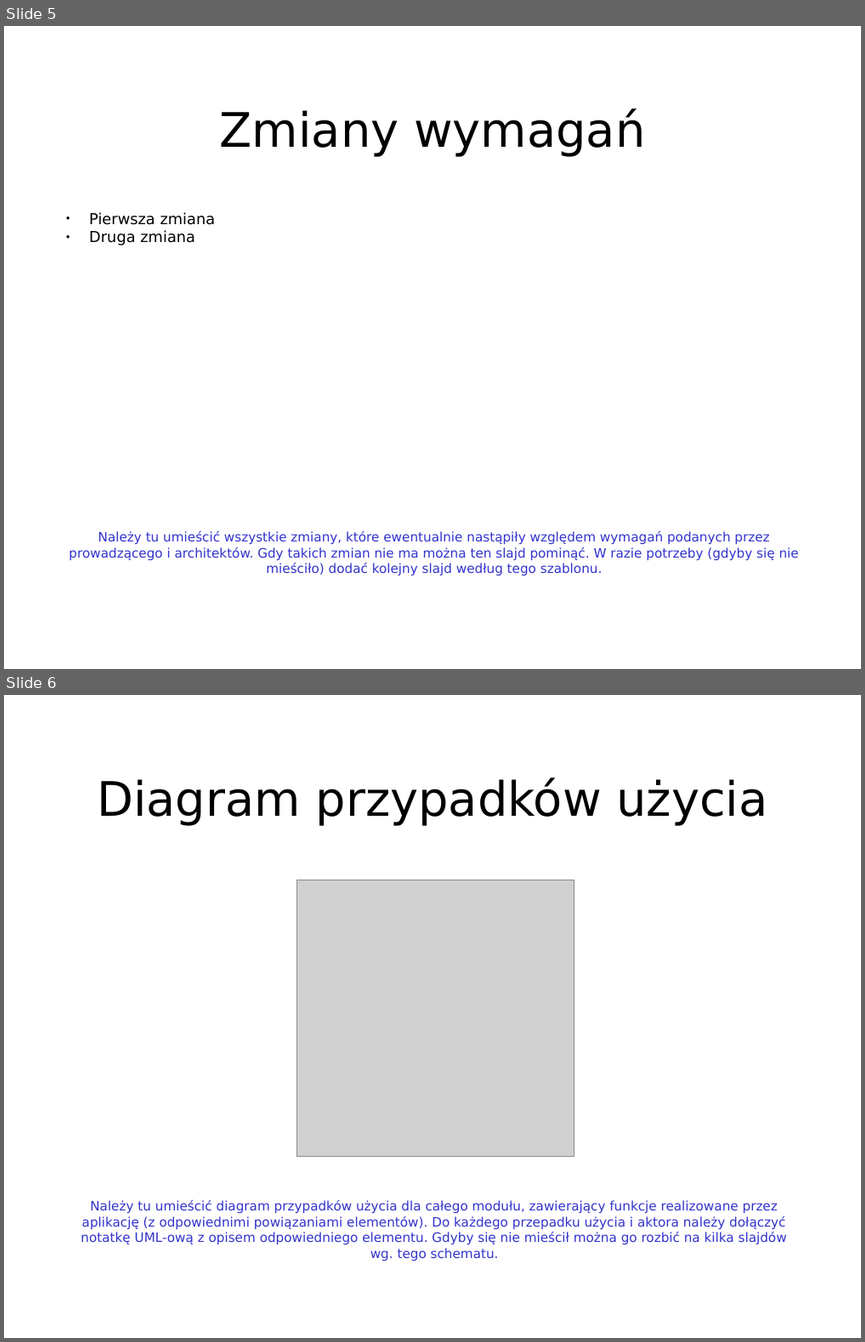
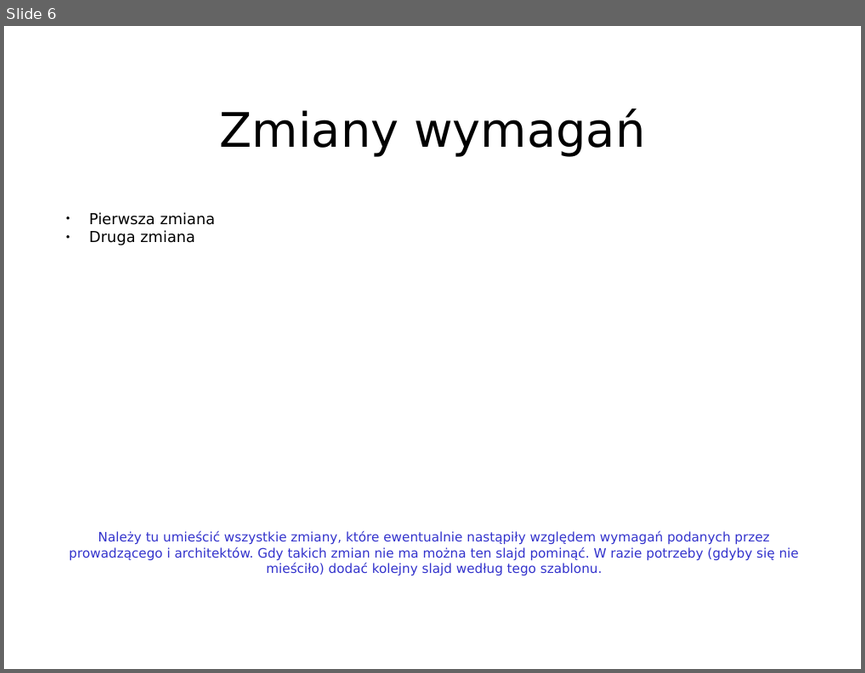
Before and after one commit to Informatyka-Stosowana-Chopy/Inzynieria-oprogramowania, a slide deck: front-end/szablon_proj_prez.ppt. Shown one above the other, each under a label of ours: slides 5 and 6 before the commit, slide 6 after it. The pictures are 865x1342 and 865x673 pixels, drawn with LibreOffice and Linux fonts; fonts in the diff are those of the drawing; grey boxes stand for pictures. Boxes give left, top, right and bottom in pixels: in the first picture for what was removed or moved away, otherwise in the second. Text is boxed around its words. In the diff, an @@ line names an element or a change of style, - is before the commit and + after.

```diff
--- a/front-end/szablon_proj_prez.ppt
+++ b/front-end/szablon_proj_prez.ppt
@@ slide 6 removed at bbox=[4, 695, 861, 1338], background #FFFFFF @@
@@ title removed at bbox=[97, 777, 767, 826] @@
-Diagram przypadków użycia
@@ picture removed at bbox=[297, 880, 574, 1157] @@
@@ text removed at bbox=[80, 1199, 787, 1244] @@
-Należy tu umieścić diagram przypadków użycia dla całego modułu, zawierający funkcje realizowane przez aplikację (z odpowiednimi powiązaniami elementów). Do każdego przepadku użycia i aktora należy dołączyć notatkę UML-ową z opisem odpowiedniego elementu. Gdyby się nie mieścił można go rozbić na kilka slajdów wg. tego schematu.
@@ what was slide 5 is now slide 6 @@
```
Also in this commit, not shown: 3 slides changed, 3 slides added, 1 other slide removed.
